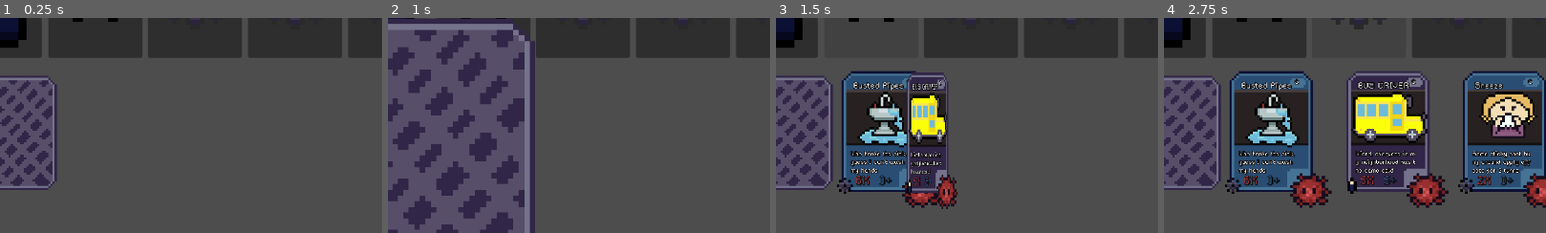
Above: before the commit, frames 1-4 (left to right).
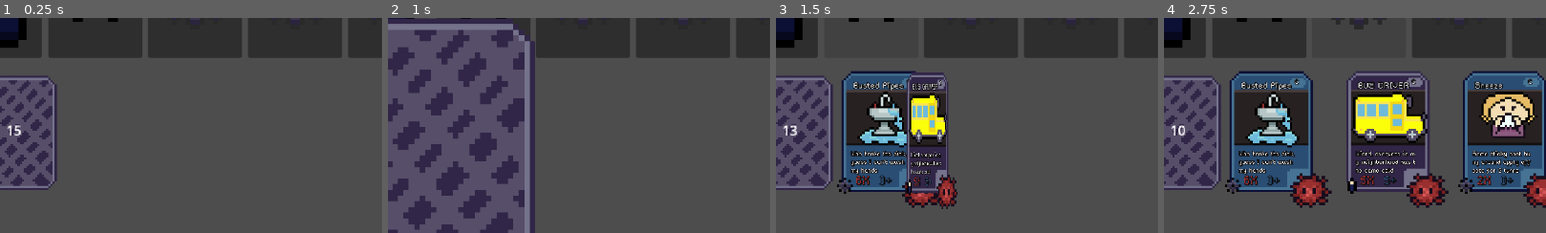
Above: after the commit, the same moments.

Repository: JPGFG/ld24
Game: Godot game, scene res://scenes/game-board/gameboard.tscn
The game is run twice, just before and just after one commit, with the same random seed, the same clock (stepped at 60 frames per second) and the same inputs.
Inputs (mouse positions are % of the whole screen's width and height, from its top left):
- Up to frame 1 (0.25 s): no input
- Up to frame 2 (1 s): click (15, 44) at 0.5 s
- Up to frame 3 (1.5 s): click (28, 44) at 1.25 s
- Up to frame 4 (2.75 s): click (41, 44) at 2.02 s
The pictures show only the part of the screen within x 15-65%, y 50-100%; the shares and areas given below are measured in that part.

The runs differ from the first frame. In frame 1, less than 0.1% of the frame differs, in the area x 2-6%, y 49-55%; in frame 2, nothing differs; in frame 3, less than 0.1%; in frame 4, 0.1%.

Commit message:
added counter

Diff:
--- a/scenes/game-board/gameboard.tscn
+++ b/scenes/game-board/gameboard.tscn
@@ -33,6 +33,15 @@
 grow_vertical = 2
 metadata/_edit_vertical_guides_ = [-110.0]
 
+[node name="TextureRect" type="TextureRect" parent="."]
+z_index = -1
+layout_mode = 0
+offset_left = 1.0
+offset_right = 1151.0
+offset_bottom = 267.0
+texture = ExtResource("11_1nqy1")
+stretch_mode = 5
+
 [node name="Hand" parent="." instance=ExtResource("1_7xxgu")]
 layout_mode = 1
 anchors_preset = -1
@@ -82,6 +91,14 @@
 offset_bottom = 549.0
 stretch_mode = 5
 
+[node name="DeckCount" type="Label" parent="Deck"]
+layout_mode = 0
+offset_left = 42.4
+offset_top = 54.4
+offset_right = 65.4
+offset_bottom = 77.4
+text = "10"
+
 [node name="battleground" type="ColorRect" parent="."]
 layout_mode = 1
 anchors_preset = -1
@@ -420,15 +437,6 @@
 [node name="GameStateBase" type="Node" parent="GameStateMachine"]
 script = ExtResource("2_dwdl8")
 
-[node name="TextureRect" type="TextureRect" parent="."]
-z_index = -1
-layout_mode = 0
-offset_left = 1.0
-offset_right = 1151.0
-offset_bottom = 267.0
-texture = ExtResource("11_1nqy1")
-stretch_mode = 5
-
 [connection signal="pressed" from="battleground/PopCardSlot/PopCardButton" to="GameController" method="_on_pop_card_button_pressed"]
 [connection signal="pressed" from="battleground/GermCardSlot/GermCardButton" to="GameController" method="_on_germ_card_button_pressed"]
 [connection signal="pressed" from="deploybutton" to="GameController" method="_on_deploybutton_pressed"]
--- a/scripts/deck.gd
+++ b/scripts/deck.gd
@@ -3,10 +3,13 @@
 
 var cards: Array[CardResource] = []
 @export var deck_resource: DeckResource
+@onready var deck_count: Label = $DeckCount
 
 func _ready():
 	for card in deck_resource.cards:
 		cards.append(card)
+
+	deck_count.text = str(cards.size())
 
 func shuffle():
 	randomize()
@@ -15,6 +18,7 @@
 func draw_card():
 	if cards.size() > 0:
 		var card = cards.pop_front()
+		deck_count.text = str(cards.size())
 		return card
 	else:
 		return null
